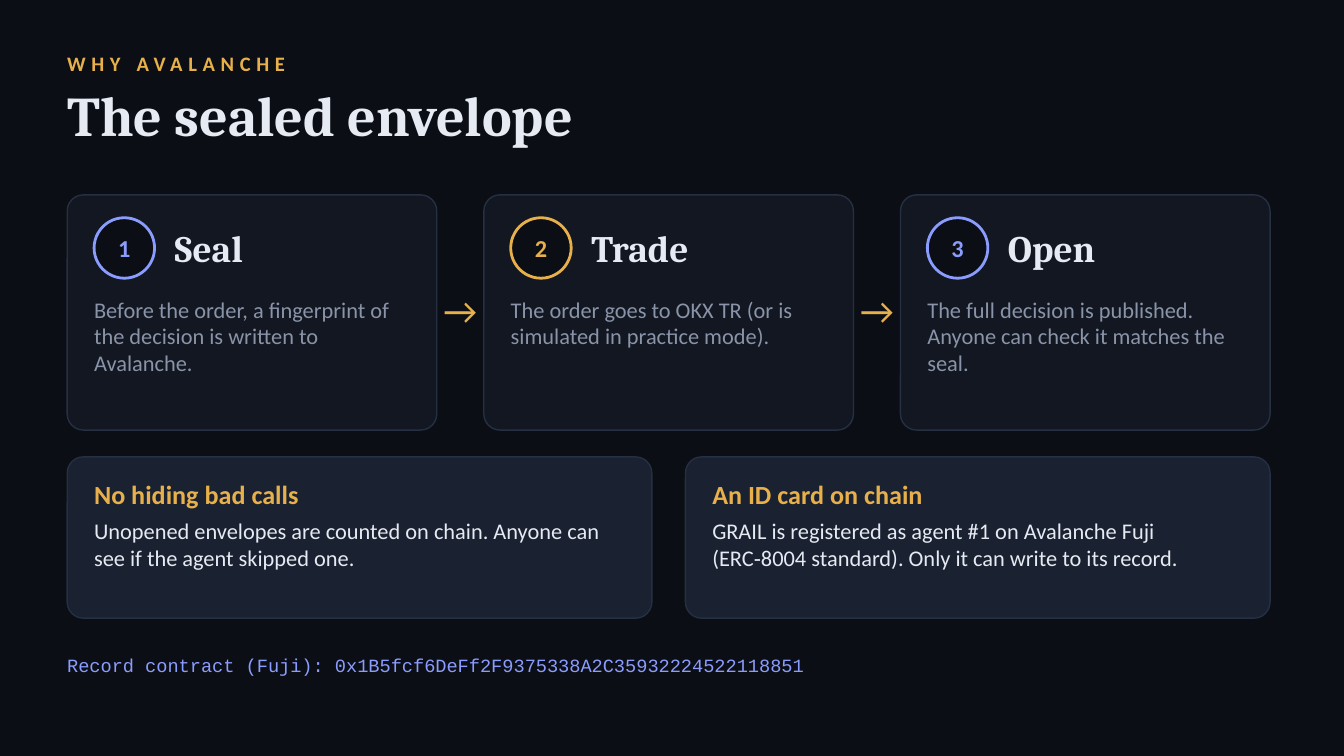
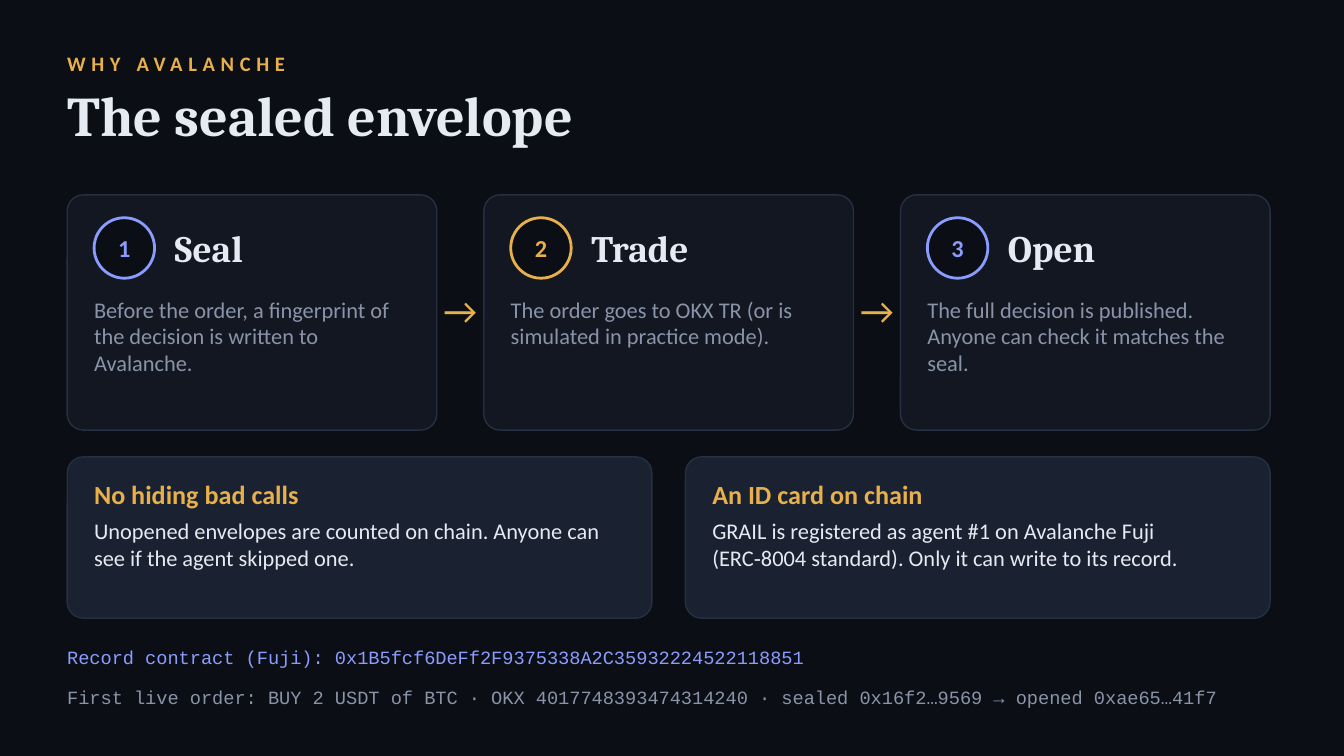
Before and after one commit to WalAngeL06/grail-agent, a slide deck: slide 8 of docs/pitch/GRAIL-pitch.pptx. Drawn at 1344x756 pixels with LibreOffice and Linux fonts; fonts in the diff are those of the drawing. Boxes give left, top, right and bottom in pixels: in the first picture for what was removed or moved away, otherwise in the second. Text is boxed around its words. In the diff, an @@ line names an element or a change of style, - is before the commit and + after.

```diff
--- a/docs/pitch/GRAIL-pitch.pptx
+++ b/docs/pitch/GRAIL-pitch.pptx
@@ text "Record contract (Fuji): 0x1B5fcf6DeFf2F9375338A2C35932224522 ..." moved from (x1=67, y1=659, x2=804, y2=676) to (x1=67, y1=651, x2=804, y2=668) @@
@@ text added at (x1=67, y1=691, x2=1217, y2=708), 10 pt, text #8A94A8 @@
+First live order: BUY 2 USDT of BTC · OKX 4017748393474314240 · sealed 0x16f2…9569 → opened 0xae65…41f7
```
Also in this commit, not shown: 7 other slides changed, 5 other files.
